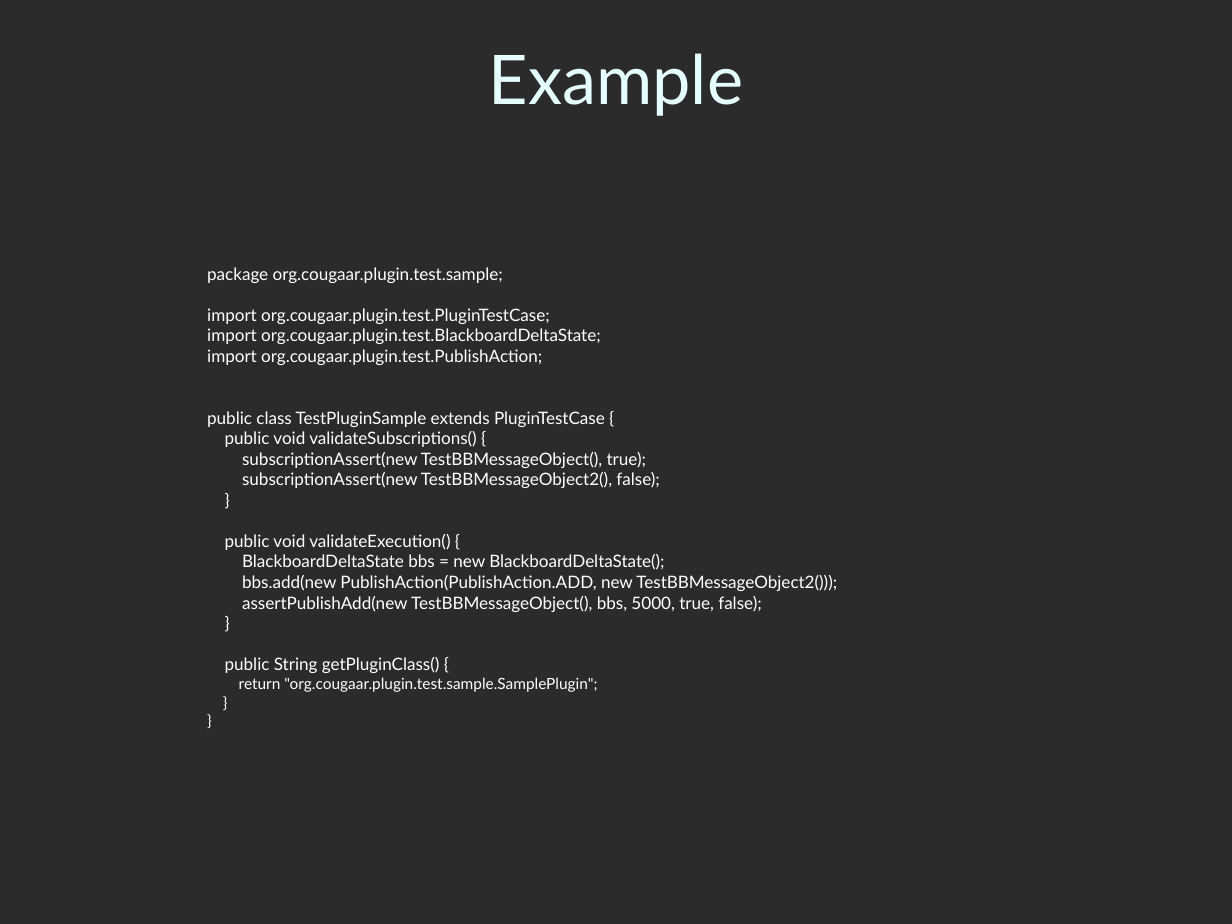
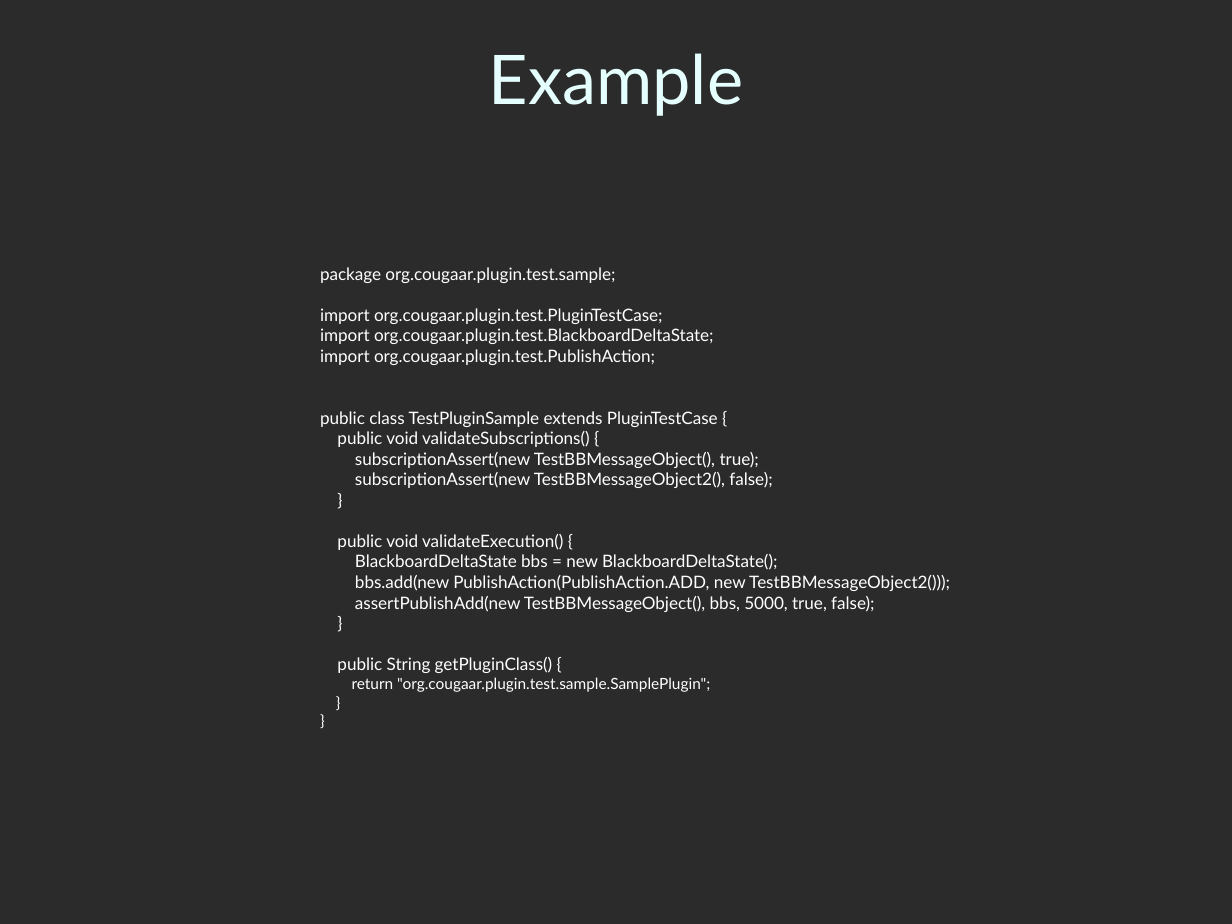
Before and after one commit to codeaudit/cougaar-cougaarunit, a slide deck: slide 17 of CougaarUnit/Cougaar Test Framework.ppt. Drawn at 1232x924 pixels with LibreOffice and Linux fonts; fonts in the diff are those of the drawing; background and template pictures are left out; a plain dark background stands for a picture behind light text. Boxes give left, top, right and bottom in pixels: in the first picture for what was removed or moved away, otherwise in the second. Text is boxed around its words. In the diff, an @@ line names an element or a change of style, - is before the commit and + after.

```diff
--- a/CougaarUnit/Cougaar Test Framework.ppt
+++ b/CougaarUnit/Cougaar Test Framework.ppt
@@ text "package org.cougaar.plugin.test.sample;": place and size @@
-text "package org.cougaar.plugin.test.sample;" at box(207, 267, 837, 692)
+text "package org.cougaar.plugin.test.sample;" at box(320, 267, 950, 692)
```
Also in this commit, not shown: 5 other slides changed, 1 slide added, 1 slide removed, 1 other file.
